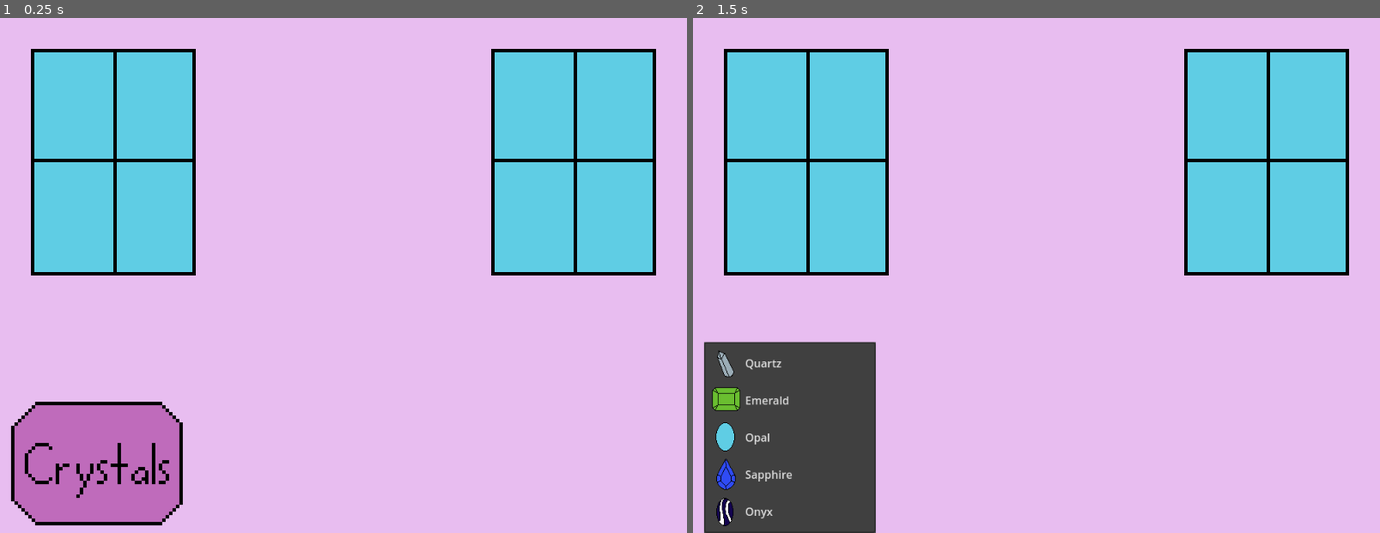
Above: before the commit, frames 1-2 (left to right).
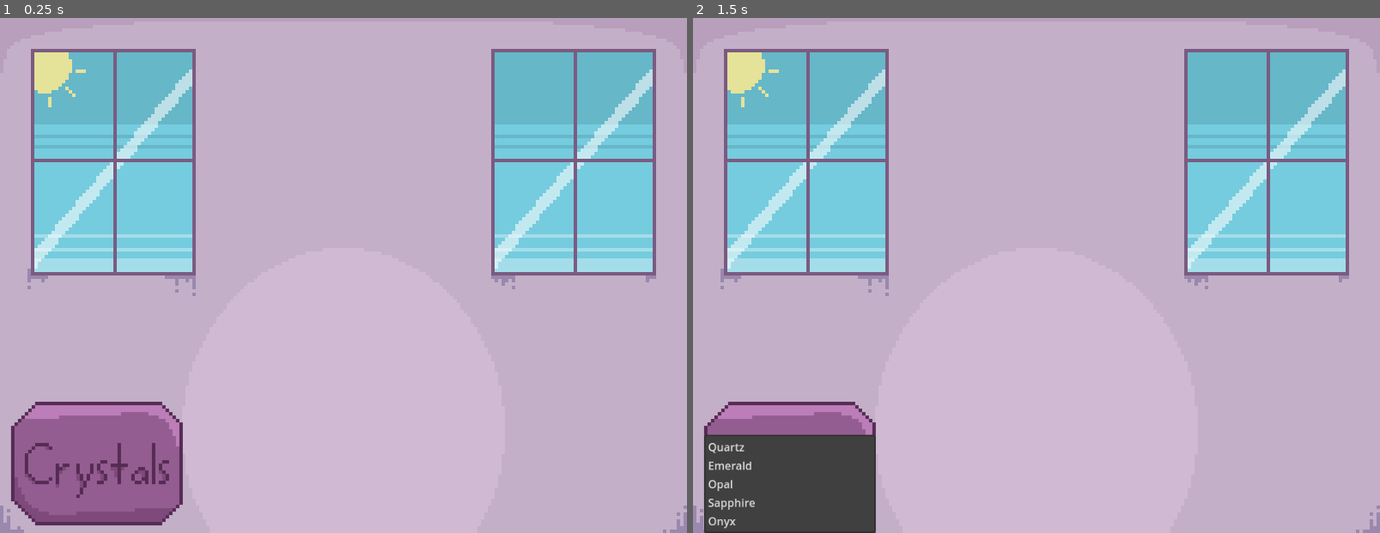
Above: after the commit, the same moments.

Repository: PlektorMaxx/Opaline-s-Crystal-Game
Game: Godot game, scene res://scenes/main.tscn
The game is run twice, just before and just after one commit, with the same random seed, the same clock (stepped at 60 frames per second) and the same inputs.
Inputs (mouse positions are in pixels of both pictures, inside the frame that each line leads up to):
- Up to frame 1 (0.25 s): no input
- Up to frame 2 (1.5 s): tap Enter at 0.5 s; click (789, 466) at 1.25 s

The runs differ from the first frame. In frame 1, 90% of the frame differs, in the area x 0-100%, y 0-100%; in frame 2, 86%.

Commit message:
Finished sprites and the timer! Base game achieved.

Diff:
--- a/scenes/crystal.tscn
+++ b/scenes/crystal.tscn
@@ -9,6 +9,7 @@
 metadata/_edit_group_ = true
 
 [node name="Timer" type="Timer" parent="."]
+one_shot = true
 script = ExtResource("2_u2mq1")
 
 [node name="crystalSprite" type="Sprite2D" parent="."]
@@ -21,4 +22,6 @@
 
 [node name="detailSprite" type="Sprite2D" parent="."]
 
+[node name="shadeSprite" type="Sprite2D" parent="."]
+
 [connection signal="timeout" from="Timer" to="." method="_on_timer_timeout"]
--- a/scenes/main.tscn
+++ b/scenes/main.tscn
@@ -6,6 +6,14 @@
 [ext_resource type="PackedScene" uid="uid://dhbxui6cwj0eb" path="res://scenes/menu_button.tscn" id="3_pph8b"]
 
 [sub_resource type="GDScript" id="GDScript_ty4gg"]
+
+[sub_resource type="LabelSettings" id="LabelSettings_oqhng"]
+font_size = 70
+font_color = Color(0.305882, 0.184314, 0.529412, 1)
+
+[sub_resource type="LabelSettings" id="LabelSettings_c4clh"]
+font_size = 36
+font_color = Color(0.305882, 0.184314, 0.529412, 1)
 
 [node name="main" type="Node2D"]
 
@@ -24,6 +32,23 @@
 [node name="crystal" parent="GamePlay" instance=ExtResource("2_3ebe0")]
 position = Vector2(500, 375)
 
+[node name="rareLabel" type="Label" parent="GamePlay/crystal"]
+offset_left = -89.0
+offset_top = 236.0
+offset_right = 86.0
+offset_bottom = 335.0
+label_settings = SubResource("LabelSettings_oqhng")
+horizontal_alignment = 1
+
+[node name="waitingLabel" type="Label" parent="GamePlay/crystal"]
+offset_left = -80.0
+offset_top = -198.0
+offset_right = 89.0
+offset_bottom = -145.0
+label_settings = SubResource("LabelSettings_c4clh")
+horizontal_alignment = 1
+vertical_alignment = 1
+
 [node name="MenuButton" parent="GamePlay" instance=ExtResource("3_pph8b")]
 offset_left = 16.0
 offset_top = 559.0
--- a/scenes/menu_button.tscn
+++ b/scenes/menu_button.tscn
@@ -1,10 +1,5 @@
-[gd_scene load_steps=8 format=3 uid="uid://dhbxui6cwj0eb"]
+[gd_scene load_steps=3 format=3 uid="uid://dhbxui6cwj0eb"]
 
-[ext_resource type="Texture2D" uid="uid://c4xav64amlwqb" path="res://assets/quartz-small.png" id="1_cx57l"]
-[ext_resource type="Texture2D" uid="uid://bfbegsg1daxoc" path="res://assets/emerald-small.png" id="2_3gh08"]
-[ext_resource type="Texture2D" uid="uid://mg2c8wdql7iv" path="res://assets/sapphirre-small.png" id="4_56rv1"]
-[ext_resource type="Texture2D" uid="uid://g32di684vvks" path="res://assets/opal-small.png" id="5_25cs8"]
-[ext_resource type="Texture2D" uid="uid://d3qv82unfxlft" path="res://assets/onyx-small.png" id="5_ladea"]
 [ext_resource type="Script" path="res://scripts/MenuButton.gd" id="6_0cf5v"]
 [ext_resource type="Texture2D" uid="uid://r27iieikgqq0" path="res://assets/crystalsButton.png" id="7_hs7hg"]
 
@@ -13,19 +8,14 @@
 offset_bottom = 180.0
 item_count = 5
 popup/item_0/text = "Quartz"
-popup/item_0/icon = ExtResource("1_cx57l")
 popup/item_0/id = 0
 popup/item_1/text = "Emerald"
-popup/item_1/icon = ExtResource("2_3gh08")
 popup/item_1/id = 1
 popup/item_2/text = "Opal"
-popup/item_2/icon = ExtResource("5_25cs8")
 popup/item_2/id = 2
 popup/item_3/text = "Sapphire"
-popup/item_3/icon = ExtResource("4_56rv1")
 popup/item_3/id = 3
 popup/item_4/text = "Onyx"
-popup/item_4/icon = ExtResource("5_ladea")
 popup/item_4/id = 4
 script = ExtResource("6_0cf5v")
 
--- a/scripts/crystal.gd
+++ b/scripts/crystal.gd
@@ -3,22 +3,16 @@
 
 #function that activates crystal sprite change
 func _ready():
-	GlobalVars.menuSelection.connect(spawnCrystal)
+	GlobalVars.menuSelection.connect(createCrystal)
+
+#timer function
+func _on_timer_timeout():
+	spawnCrystal()
+	$waitingLabel.text = ""
 
 func spawnCrystal():
 	var rng = RandomNumberGenerator.new()
 	rng.randomize()
-	var r = rng.randf()
-	var g = rng.randf()
-	var b = rng.randf()
-	$crystalSprite.self_modulate = Color(r, g, b)
-	$rareTrait/traitOne.self_modulate = Color(r, g, b)
-
-	#rerandomizing the color so the multicolor actually shows up
-	r = rng.randf()
-	g = rng.randf()
-	b = rng.randf()
-	$rareTrait/traitTwo.self_modulate = Color(r, g, b)
 
 	var one = false
 	var two = false
@@ -30,33 +24,66 @@
 		two = true
 	if(rng.randf() > 0.9):
 		three = true
+	#call timer function
+
+	randomTrait(one, two, three, GlobalVars.item_id)
+	change_texture(GlobalVars.item_id)
+
+func createCrystal():
+	#remove old stuff
+	$crystalSprite.texture = null;
+	$shadeSprite.texture = null;
+	$detailSprite.texture = null;
+	$rareTrait/traitOne.texture = null;
+	$rareTrait/traitTwo.texture = null;
+
+	get_node("crystalSprite").set_flip_v(false)
+	get_node("shadeSprite").set_flip_v(false)
+	get_node("detailSprite").set_flip_v(false)
+	get_node("rareTrait/traitOne").set_flip_v(false)
+	get_node("rareTrait/traitTwo").set_flip_v(false)
+	$rareLabel.text = ""
+
+	var rng = RandomNumberGenerator.new()
+	rng.randomize()
+	var r = rng.randf()
+	var g = rng.randf()
+	var b = rng.randf()
+	$crystalSprite.self_modulate = Color(r, g, b)
+	$shadeSprite.self_modulate = Color(r, g, b)
+	$rareTrait/traitOne.self_modulate = Color(r, g, b)
+
+	#rerandomizing the color so the multicolor actually shows up
+	r = rng.randf()
+	g = rng.randf()
+	b = rng.randf()
+	$rareTrait/traitTwo.self_modulate = Color(r, g, b)
 
 	#changing the timer's time based on itemId
-	changeTime(GlobalVars.item_id)
-	#and making sure the final texture is right
-	change_texture(GlobalVars.item_id)
+	var time = changeTime(GlobalVars.item_id)
 
-	#remove old traits
-	$rareTrait/traitOne.texture = null;
-	$rareTrait/traitTwo.texture = null;
-	get_node("crystalSprite").set_flip_v(false)
-	get_node("rareTrait/traitOne").set_flip_v(false)
-	get_node("rareTrait/traitTwo").set_flip_v(false)
+	$Timer.wait_time = time;
+	$Timer.start();
+	$waitingLabel.text = "Waiting..."
 
-	#generate new traits
-	randomTrait(one, two, three, GlobalVars.item_id)
 
 func change_texture(itemNo) :
 	if(itemNo == 0):
 		$crystalSprite.texture = load("res://assets/quartz-big.png");
+		$shadeSprite.texture = load("res://assets/quartz-big-shade.png");
 	elif(itemNo == 1):
 		$crystalSprite.texture = load("res://assets/emerald-big.png");
+		$shadeSprite.texture = load("res://assets/emerald-big-shade.png");
 	elif(itemNo == 2):
 		$crystalSprite.texture = load("res://assets/opal-big.png");
+		$shadeSprite.texture = load("res://assets/opal-uncolored-shade.png"); #naming inconsistency i know. whoops
+		$detailSprite.texture = load("res://assets/opal-uncolored-details.png");
 	elif(itemNo == 3):
 		$crystalSprite.texture = load("res://assets/sapphirre-big.png");
+		$shadeSprite.texture = load("res://assets/sapphirre-big-shade.png");
 	elif(itemNo == 4):
 		$crystalSprite.texture = load("res://assets/onyx-big.png");
+		$shadeSprite.texture = load("res://assets/onyx-big-shade.png");
 
 static func changeTime(itemNo):
 	var waitTime = -1;
@@ -79,6 +106,7 @@
 
 func randomTrait(one, two, three, itemNo):
 	if(one):
+		$rareLabel.text = "Rare!"
 		if(itemNo == 0):
 			$rareTrait/traitOne.texture = load("res://assets/quartz-rare1-big.png");
 			print("-quartz 1")
@@ -95,6 +123,7 @@
 			$rareTrait/traitOne.texture = load("res://assets/onyx-rare1-big.png");
 			print("-onyx 1")
 	if(two):
+		$rareLabel.text = "Rare!"
 		if(itemNo == 0):
 			$rareTrait/traitTwo.texture = load("res://assets/quartz-rare2-big.png");
 			print("-quartz 2")
@@ -111,7 +140,10 @@
 			$rareTrait/traitTwo.texture = load("res://assets/onyx-rare2-big.png");
 			print("-onyx 2")
 	if(three):
+		$rareLabel.text = "Rare!"
 		get_node("crystalSprite").set_flip_v(true)
+		get_node("shadeSprite").set_flip_v(true)
+		get_node("detailSprite").set_flip_v(true)
 		get_node("rareTrait/traitOne").set_flip_v(true)
 		get_node("rareTrait/traitTwo").set_flip_v(true)
 
Binary file changed: assets/background.png
Binary file changed: assets/crystalsButton.png
Binary file added: assets/emerald-big-shade.png
Not shown, added: assets/emerald-big-shade.png.import
Binary file changed: assets/emerald-big.png
Binary file changed: assets/emerald-rare1-big.png
Binary file added: assets/onyx-big-shade.png
Not shown, added: assets/onyx-big-shade.png.import
Binary file changed: assets/onyx-big.png
Binary file changed: assets/onyx-rare1-big.png
Binary file changed: assets/opal-rare1-big.png
Binary file added: assets/opal-uncolored-details.png
(and 14 more such lines)
